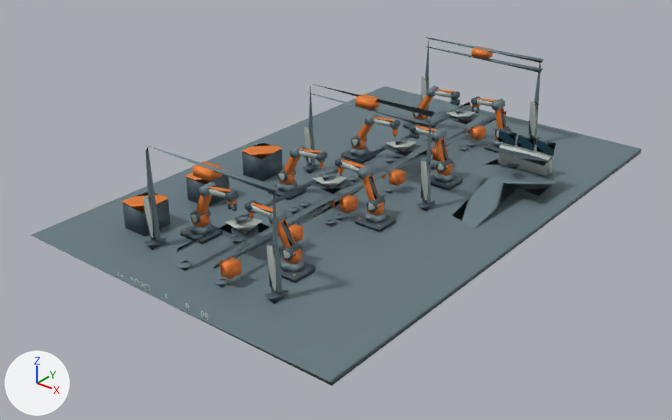
A saved change to the glTF model assets/assembly-line/robotic_assembly_line_d0_lod1.meshopt.glb.
Before and after are seen from a 50 mm camera at (26.2, -35.2, 19.9) aimed at (-0.3, -2.1, -0.6). The lights are fixed; the arrows at lower left show +X, +Y and +Z. The older version comes first.
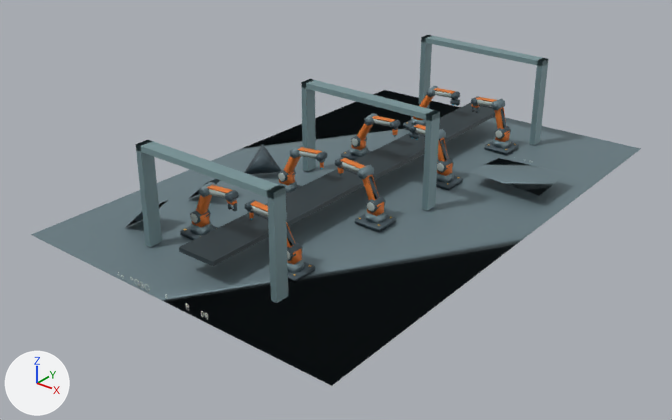
Location of each change, [x1, y1, x2, y2] in pixels of the pictures (672 x 420 px):
'Mesh_0', reshaped (14% shorter)
    before: [31, 37, 641, 386]
    after: [31, 86, 641, 386]
'GANTRY_SILHOUETTES_LOD1', added
    after: [136, 35, 548, 303]
'CONVEYOR_BELT_LOD1', added
    after: [179, 103, 495, 266]
part 1 of me_mesh_0, deleted
    before: [143, 37, 556, 304]
part 2 of me_mesh_0, cut back
    before: [122, 89, 496, 286]
    after: [140, 86, 516, 287]
part 3 of me_mesh_0, deleted (cyan)
    before: [31, 149, 641, 386]
part 4 of me_mesh_0, deleted (cyan)
    before: [32, 86, 641, 235]

What the commit changed:
me_mesh_0 is used by ob_mesh_0; location (0.0, 0.0, 0.0).
me_mesh_0 had 3004 vertices, 4936 faces and spanned x -9.0..9.0, y -14.0..14.0, z -0.3..4.9.
me_mesh_0 now has 2889 vertices, 5058 faces and spans x -9.0..9.0, y -14.0..14.0, z -0.3..2.8.
me_mesh_0 part 1: 89 loose pieces with 384 vertices, spanning x -4.0..7.6, y -11.9..11.9, z -0.1..4.9, are deleted.
me_mesh_0 part 2: 42 vertices moved within x -4.7..6.2, y -14.0..9.3, z 0.2..2.7; 52 vertices removed from x -6.1..6.5, y -12.0..12.0, z 0.0..1.4; 324 vertices added at x -3.4..5.5, y -14.0..9.6, z 0.0..2.8.
me_mesh_0 part 3: 2 vertices removed from x 9.0, y -14.0..14.0, z -0.3..0.0.
me_mesh_0 part 4: 1 vertex removed from x -9.0, y 14.0, z 0.0.
Mesh me_mesh_2 is new.
It has 60 vertices, 108 faces and spans x -4.0..4.0, y -11.4..11.4, z 0.0..4.9.
It uses material mat_assembly_line_vertex_palette.
Mesh me_mesh_1 is new.
It is a box spanning x -1.0..1.0, y -12.0..12.0, z 0.9..1.2.
It uses material mat_assembly_line_vertex_palette.
Object 'GANTRY_SILHOUETTES_LOD1' (ob_gantry_silhouettes_lod1) is new; it shows me_mesh_2.
Its location is (0.0, 0.0, 0.0).
Object 'CONVEYOR_BELT_LOD1' (ob_conveyor_belt_lod1) is new; it shows me_mesh_1.
Its location is (0.0, 0.0, 0.0).
